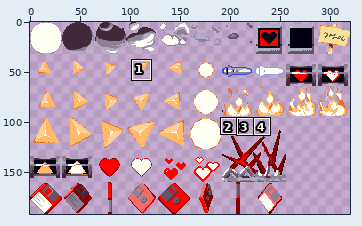
Two states of a sprite sheet, Assets/Images/Sym.png. The first picture is a wide view before the edit; the outline marks the close-up.
Close-up. The starting point:
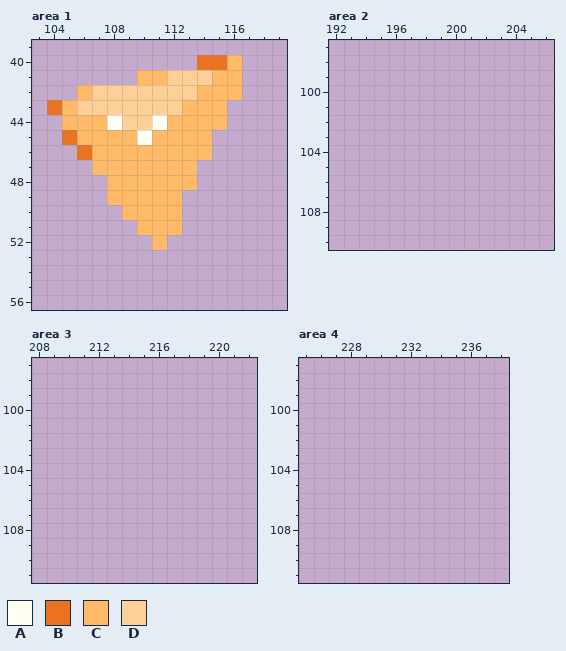
The file is 320x192 pixels. Colours within 5 levels of each other are drawn and written as one. Shown: area 1: x 103..119, y 39..56; area 2: x 192..206, y 97..110; area 3: x 208..222, y 97..111; area 4: x 225..238, y 97..111. The commit also changed other parts of the picture, which this record leaves out.
Palette (. is transparent): A #fffff3  B #ea7321  C #ffb967  D #ffcf98
Pixels before, area 1, first column x 104:
40 ..........BBC
41 ......CCDDDCC
42 ..CDDDDDDDCCC
43 BCDDDDDDDCCC.
44 .CCCADDACCCC.
45 .BCCCCACCCC..
46 ..BCCCCCCCC..
47 ...CCCCCCC...
48 ....CCCCCC...
49 ....CCCCC....
50 .....CCCC....
51 ......CCC....
52 .......C.....
The same view after the edit:
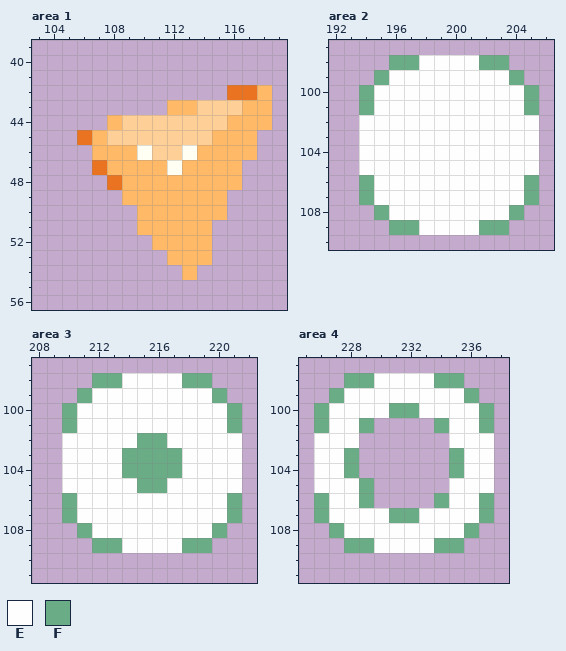
Colours new in this view: E #fefefe  F #6aac86
What changed:
Changed rows in their new state; - is an unchanged pixel.
Area 1:
first column x 104:
40 ----------...--
41 ------.......--
42 --..........BBC
43 ........C-DDDCC
44 -...C--DDDDDCCC
45 -.B-DDDDDDDCCC-
46 --.---ADDA-CCC-
47 ---B----A-CCC--
48 ----B-----CCC--
49 ----.----CCC---
50 -----.---CCC---
51 ---------CC----
52 --------CCC----
53 --------CCC----
54 ---------C-----
Area 2:
first column x 194:
 98 --FFEEEEFF--
 99 -FEEEEEEEEF-
100 FEEEEEEEEEEF
101 FEEEEEEEEEEF
102 EEEEEEEEEEEE
103 EEEEEEEEEEEE
104 EEEEEEEEEEEE
105 EEEEEEEEEEEE
106 FEEEEEEEEEEF
107 FEEEEEEEEEEF
108 -FEEEEEEEEF-
109 --FFEEEEFF--
Area 3:
first column x 210:
 98 --FFEEEEFF--
 99 -FEEEEEEEEF-
100 FEEEEEEEEEEF
101 FEEEEEEEEEEF
102 EEEEEFFEEEEE
103 EEEEFFFFEEEE
104 EEEEFFFFEEEE
105 EEEEEFFEEEEE
106 FEEEEEEEEEEF
107 FEEEEEEEEEEF
108 -FEEEEEEEEF-
109 --FFEEEEFF--
Area 4:
first column x 226:
 98 --FFEEEEFF--
 99 -FEEEEEEEEF-
100 FEEEEFFEEEEF
101 FEEF----FEEF
102 EEE------EEE
103 EEF------FEE
104 EEF------FEE
105 EEEF-----EEE
106 FEEF----FEEF
107 FEEEEFFEEEEF
108 -FEEEEEEEEF-
109 --FFEEEEFF--
Pixel boxes of the changes (left, top, right, bottom) in both close-ups:
changed: (47, 55, 272, 280)
added: (359, 55, 539, 235)
added: (62, 373, 242, 553)
added: (314, 373, 494, 553)
